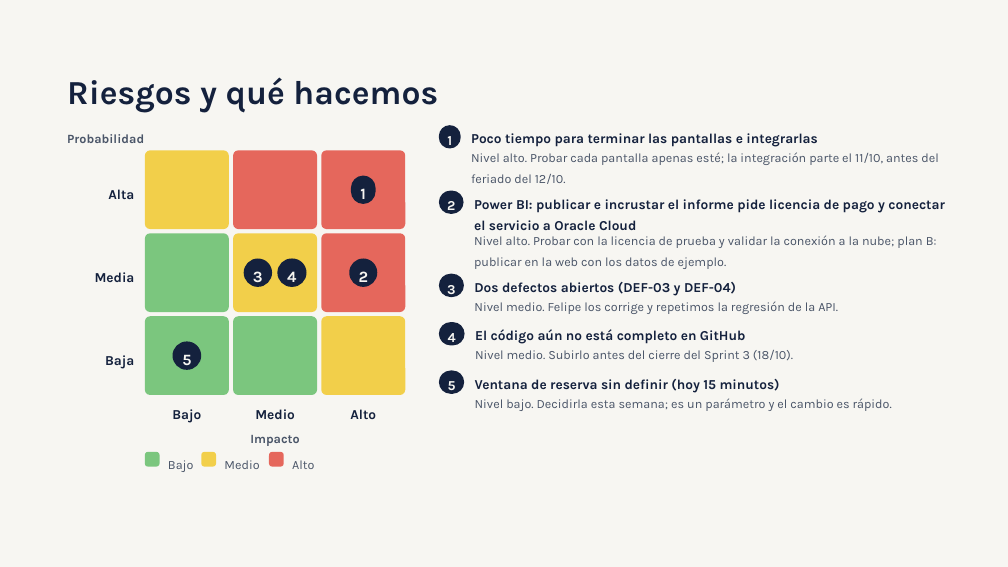
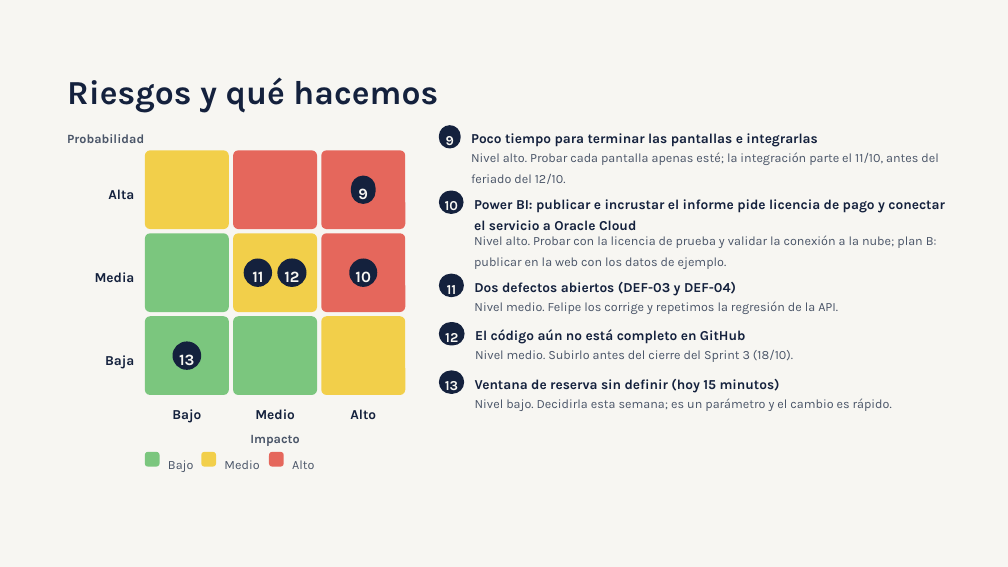
Before and after one commit to CarlosFRS24/Capstone_011V_Grupo_06, a slide deck: slide 7 of Fase 2/Seguimiento Semanal/Seguimiento semanal 09_10_26.pptx. Drawn at 1008x567 pixels with LibreOffice and Linux fonts; fonts in the diff are those of the drawing. Boxes give left, top, right and bottom in pixels: in the first picture for what was removed or moved away, otherwise in the second. Text is boxed around its words. In the diff, an @@ line names an element or a change of style, - is before the commit and + after.

Commit message:
Cierre del Sprint 4, Correción de Riesgos en pptx de seguimiento semanal

```diff
--- a/Fase 2/Seguimiento Semanal/Seguimiento semanal 09_10_26.pptx
+++ b/Fase 2/Seguimiento Semanal/Seguimiento semanal 09_10_26.pptx
@@ text in freeform shape at [446,136,454,149]: text changed @@
-1
+9
@@ text in freeform shape at [358,188,368,205]: text changed @@
-1
+9
@@ text in freeform shape at [445,201,458,215]: text changed @@
-2
+10
@@ text in freeform shape at [252,271,263,288]: text changed @@
-3
+11
@@ text in freeform shape at [284,271,299,288]: text changed @@
-4
+12
@@ text in freeform shape at [355,271,371,288]: text changed @@
-2
+10
@@ text in freeform shape at [447,285,457,298]: text changed @@
-3
+11
@@ text in freeform shape at [179,354,194,370]: text changed @@
-5
+13
@@ text in freeform shape at [445,333,458,346]: text changed @@
-4
+12
@@ text in freeform shape at [445,381,458,395]: text changed @@
-5
+13
```
Also in this commit, not shown: 50 other files.
